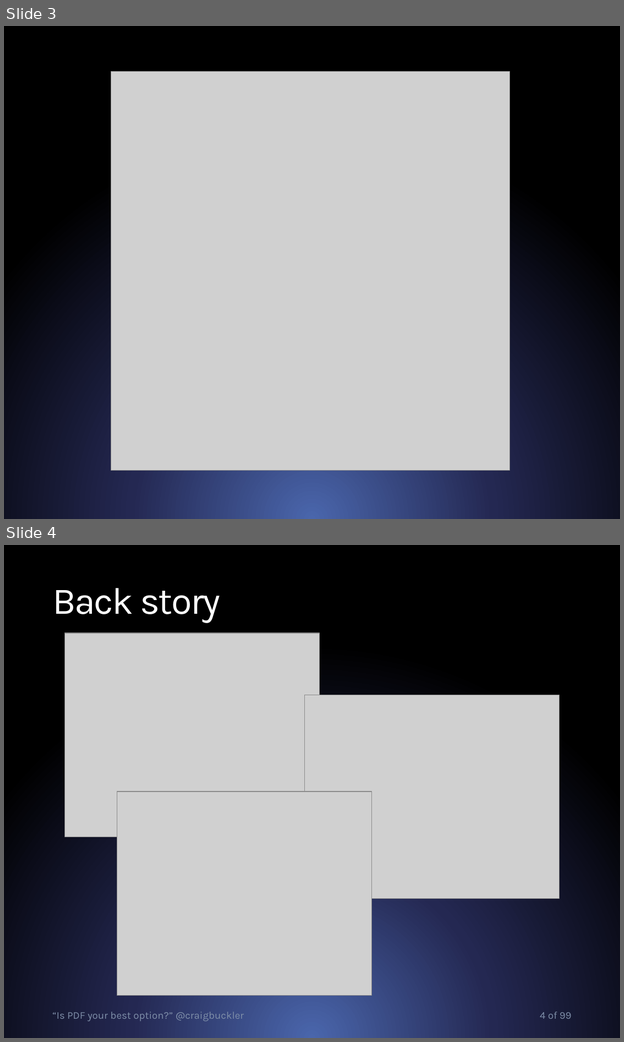
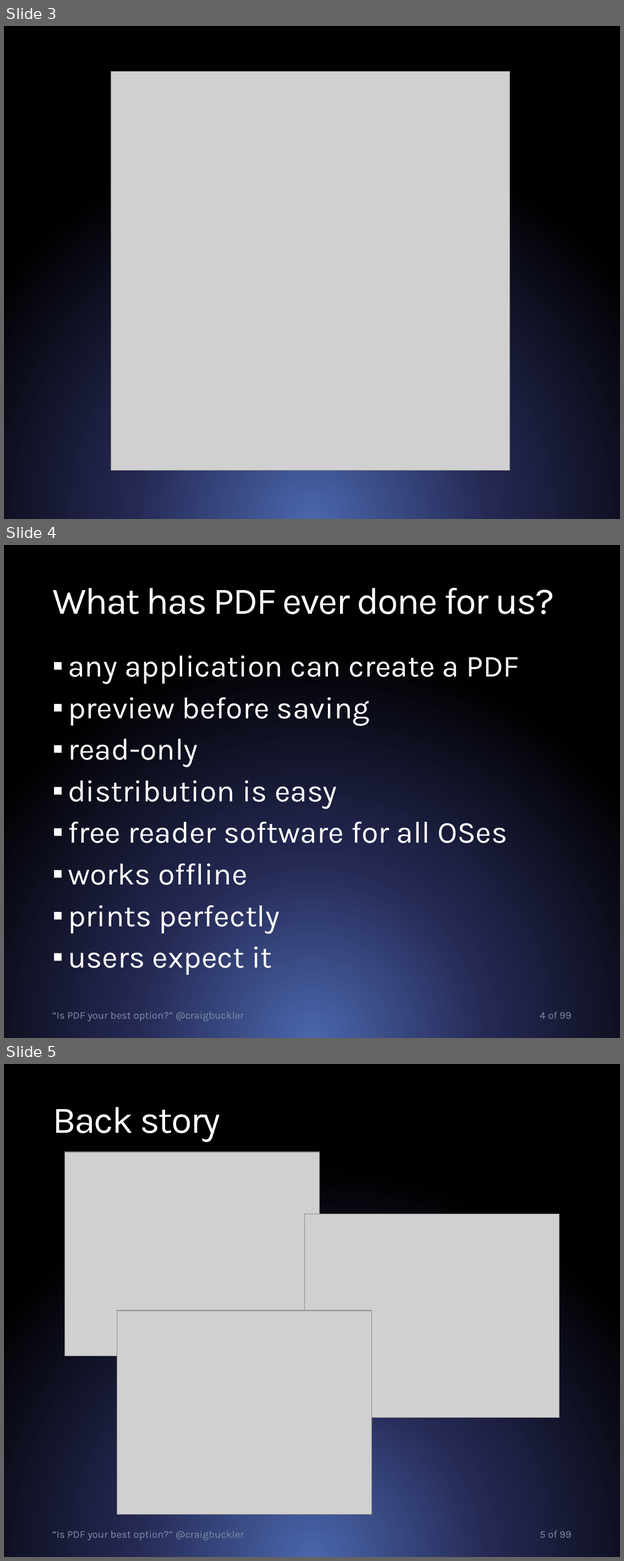
Before and after one commit to craigbuckler/html5-export, a slide deck: craigbuckler-pdf-html.pptx. Shown one above the other, each under a label of ours: slides 3 and 4 before the commit, slides 3, 4 and 5 after it. The pictures are 624x1042 and 624x1561 pixels, drawn with LibreOffice and Linux fonts; fonts in the diff are those of the drawing; grey boxes stand for pictures. Boxes give left, top, right and bottom in pixels: in the first picture for what was removed or moved away, otherwise in the second. Text is boxed around its words. In the diff, an @@ line names an element or a change of style, - is before the commit and + after.

```diff
--- a/craigbuckler-pdf-html.pptx
+++ b/craigbuckler-pdf-html.pptx
@@ slide 4 added at (4, 545, 620, 1038), background gradient #4A66AC to #242852 to #000000 @@
@@ title added at (52, 587, 554, 614), 44.3 pt, text #FFFFFF @@
+What has PDF ever done for us?
@@ text added at (68, 655, 519, 975), 36 pt, text #FFFFFF @@
+▪ any application can create a PDF
+▪ preview before saving
+▪ read-only
+▪ distribution is easy
+▪ free reader software for all OSes
+▪ works offline
+▪ prints perfectly
+▪ users expect it
@@ text added at (52, 1011, 244, 1021), 12.1 pt, text #7F8FA9 @@
+“Is PDF your best option?” @craigbuckler
@@ page number added at (540, 1011, 572, 1019), 12.1 pt, text #7F8FA9 @@
+4 of 99
@@ what was slide 4 is now slide 5 @@
@@ page number at (540, 1530, 572, 1538): text changed @@
-4 of 99
+5 of 99
```
Also in this commit, not shown: 1 slide changed, 7 other slides added, 3 other files.
